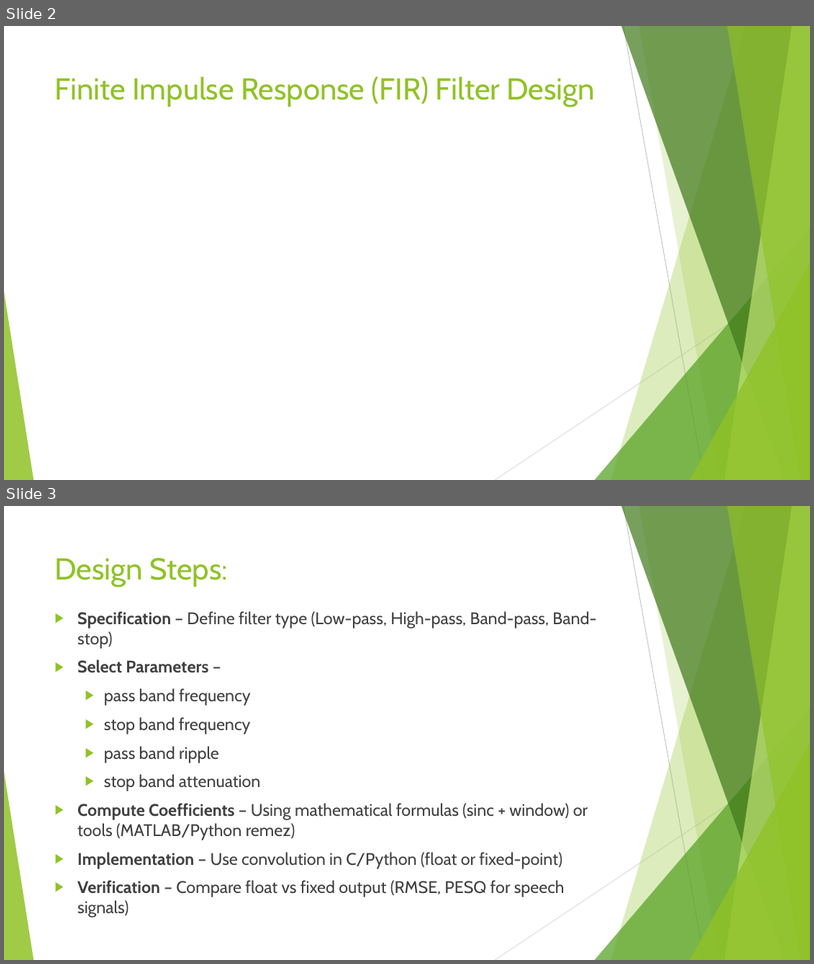
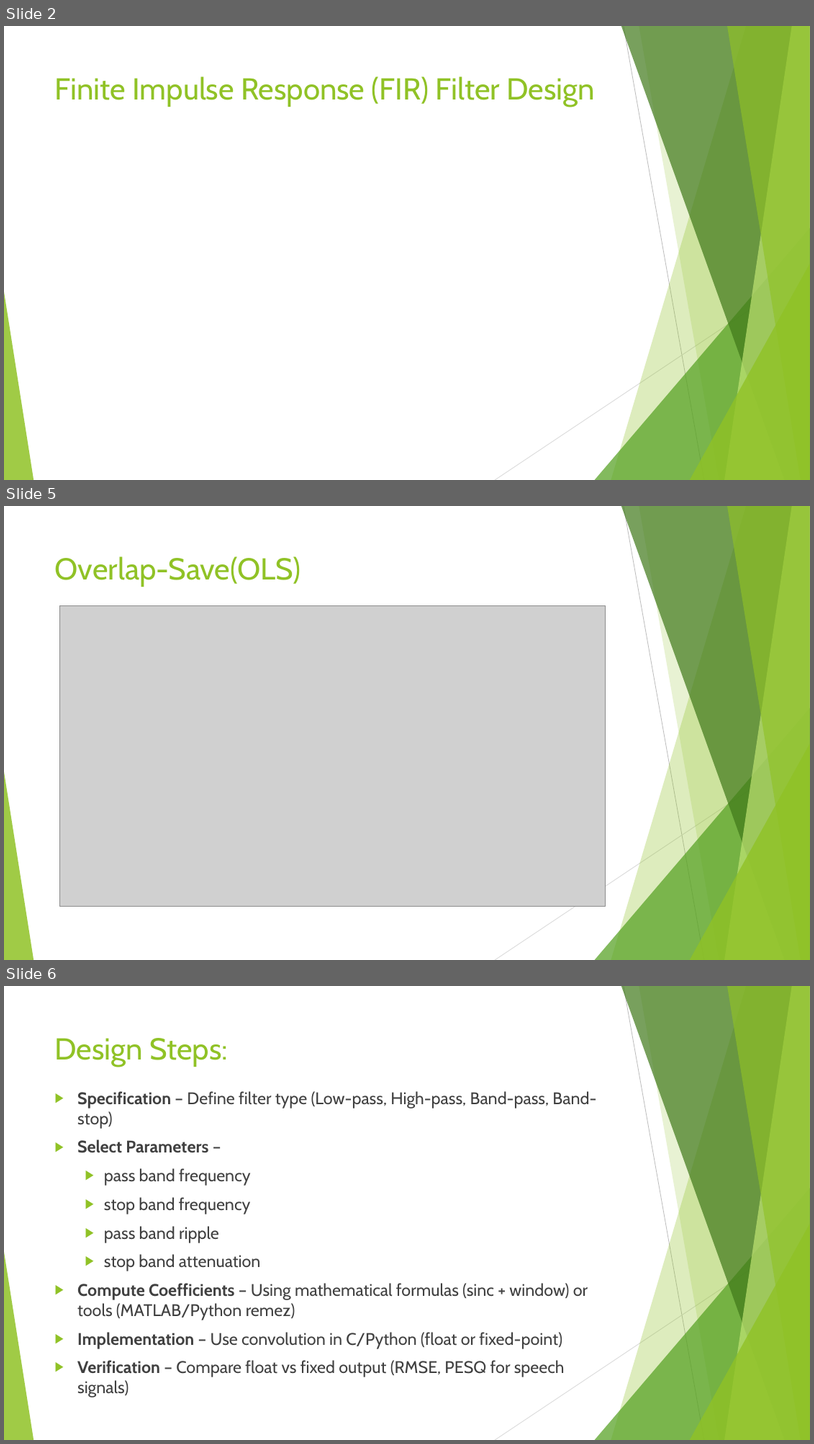
Before and after one commit to chbsaikiran/CBIT-DSP-SEMINAR-RELATED, a slide deck: Slides/DSP_Theory.pptx. Shown one above the other, each under a label of ours: slides 2 and 3 before the commit, slides 2, 5 and 6 after it; the slides between them are not shown. The pictures are 814x964 and 814x1444 pixels, drawn with LibreOffice and Linux fonts; fonts in the diff are those of the drawing; grey boxes stand for pictures. Boxes give left, top, right and bottom in pixels: in the first picture for what was removed or moved away, otherwise in the second. Text is boxed around its words. In the diff, an @@ line names an element or a change of style, - is before the commit and + after.

```diff
--- a/Slides/DSP_Theory.pptx
+++ b/Slides/DSP_Theory.pptx
@@ slide 5 added at [4,506,810,960], background #FFFFFF; not listed: 10 template elements that a slide beside it also shows @@
@@ title added at [55,556,301,587], 36 pt, text #90C226 @@
+Overlap-Save(OLS)
@@ picture added at [59,605,606,906] @@
@@ what was slide 3 is now slide 6 @@
```
Also in this commit, not shown: 2 slides changed, 2 other slides added, 1 other file.
